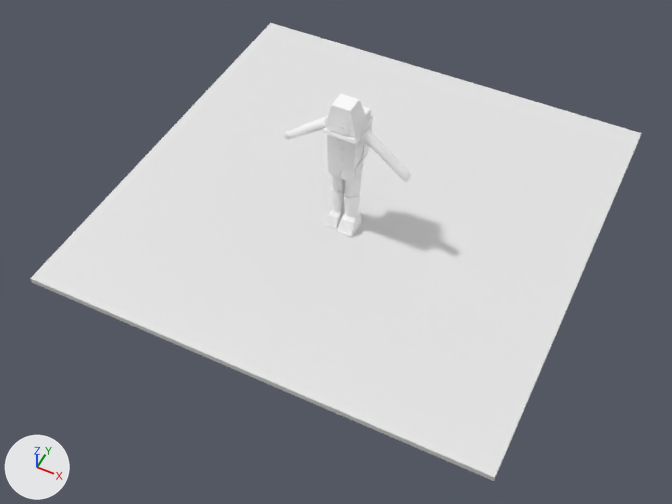
The Blender file ArtSource/Pedestrians/Blender/CityPedestrian3D.blend: old version first, new version second.
Rendered twice from a 50 mm camera at (3.33, -6.9, 7.98) aimed at (0.15, -0.56, 0.05). The axes (+X, +Y, +Z) are drawn at lower left. The lights are the same throughout. The picture after the commit comes second.

The older version as bpy lines, for what is in view:
```python
me_acc_lampshadehood_mesh = bpy.data.meshes.new('ACC_LampshadeHood_Mesh')
me_acc_lampshadehood_mesh.from_pydata(...)  # 8 vertices, 6 faces; spans x -0.169..0.197, y -0.144..0.173, z -0.046..0.265
me_acc_lampshadehood_mesh.materials.append(mat_mat_player3dlit)
me_previewground_mesh = bpy.data.meshes.new('PreviewGround_Mesh')
me_previewground_mesh.from_pydata(...)  # a box spanning x -2.75..2.75, y -2.4..3.1, z -0.07..0.0
me_previewground_mesh.materials.append(mat_mat_previewground)  # white #e7e7e7
ob_acc_lampshadehood = bpy.data.objects.new('ACC_LampshadeHood', me_acc_lampshadehood_mesh)
ob_acc_lampshadehood.location = (0.0, -0.03, 1.49)
_m = ob_acc_lampshadehood.modifiers.new('Triangulate', 'TRIANGULATE')
_m.quad_method = 'FIXED'
_m.ngon_method = 'CLIP'
ob_previewground = bpy.data.objects.new('PreviewGround', me_previewground_mesh)
ob_previewground.location = (0.0, 0.0, 0.0)
```
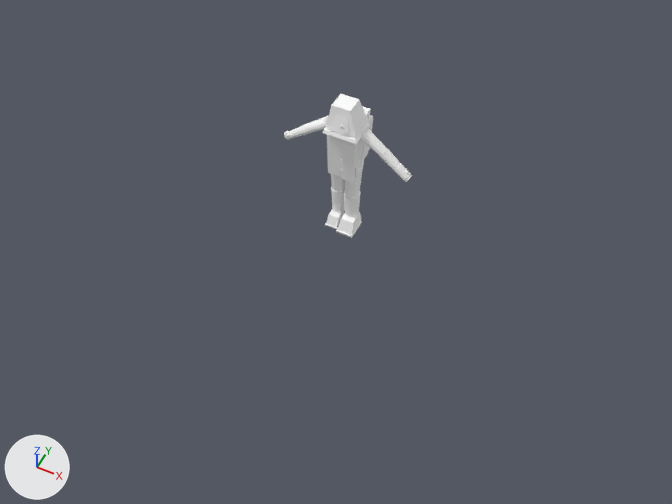
What differs and where, as boxes (x1, y1, x2, y2) in the pictures (672 x 504 px):
'PreviewGround', deleted: before (30, 23, 642, 481)

The change in detail:
Object 'PreviewGround' (ob_previewground) is deleted.
